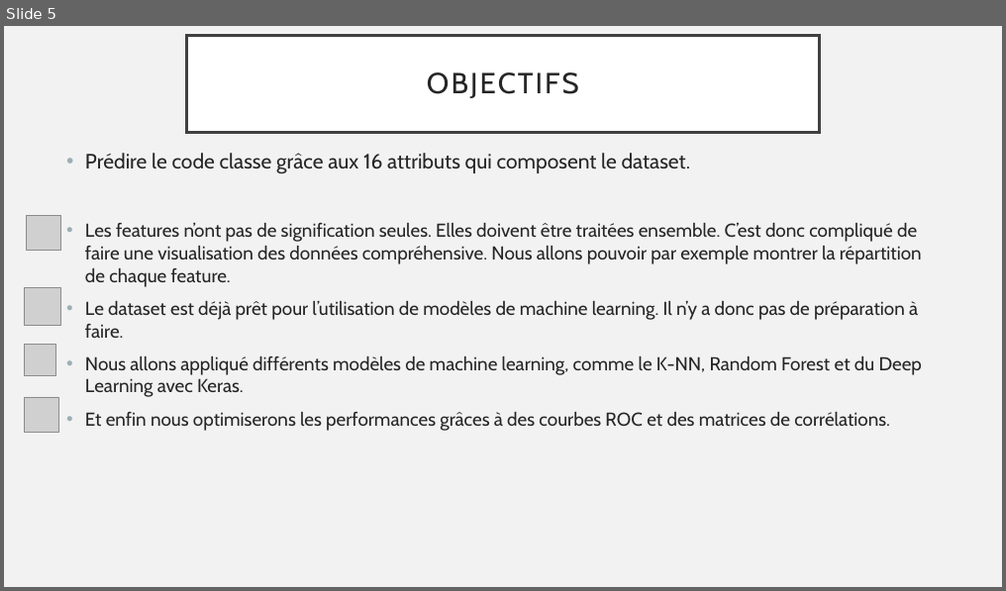
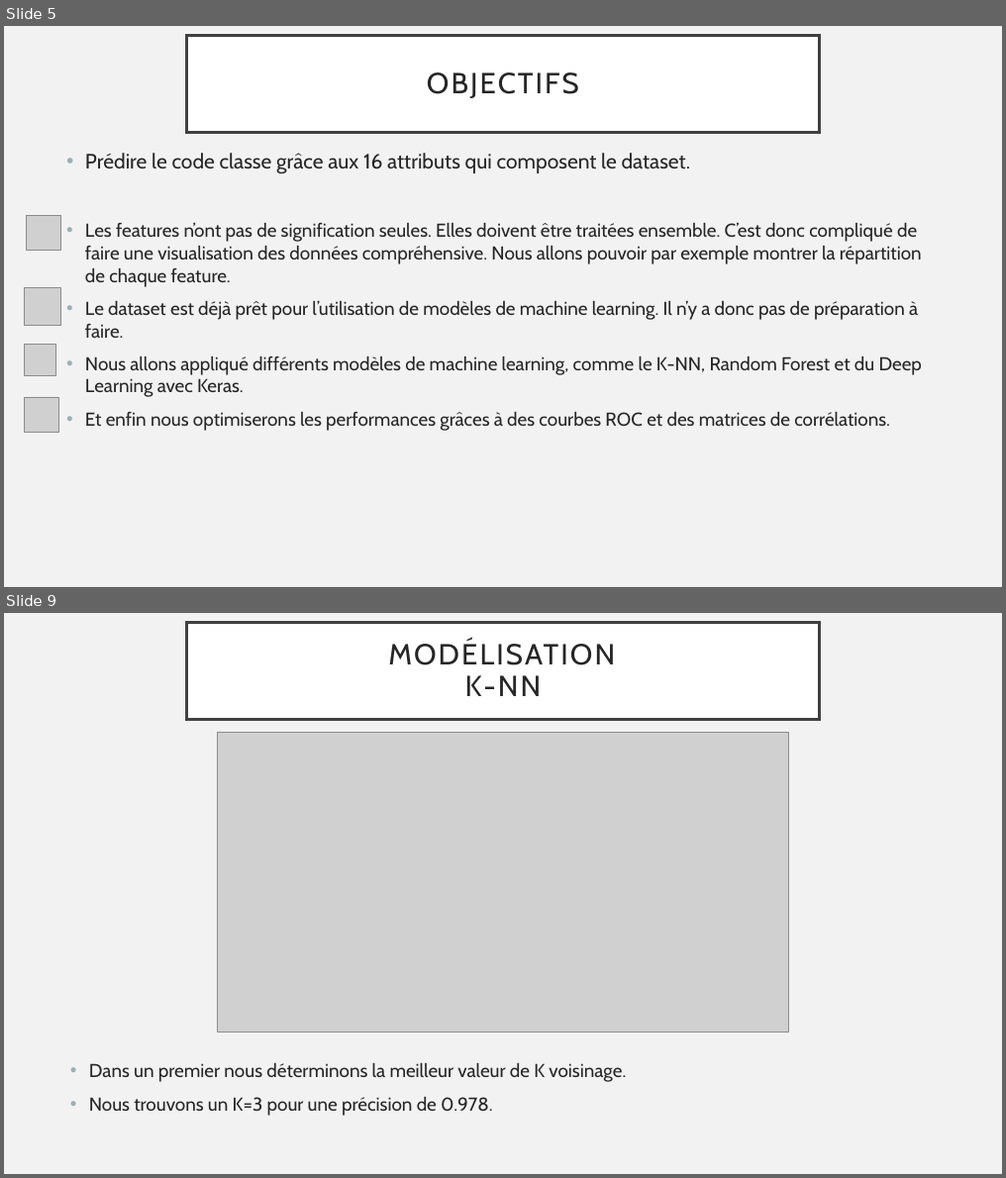
Before and after one commit to theofournier/python-for-data-analysis, a slide deck: Python for data analysis.pptx. Shown one above the other, each under a label of ours: slide 5 before the commit, slides 5 and 9 after it; the slides between them are not shown. The pictures are 1006x591 and 1006x1178 pixels, drawn with LibreOffice and Linux fonts; fonts in the diff are those of the drawing; grey boxes stand for pictures. Boxes give left, top, right and bottom in pixels: in the first picture for what was removed or moved away, otherwise in the second. Text is boxed around its words. In the diff, an @@ line names an element or a change of style, - is before the commit and + after.

```diff
--- a/Python for data analysis.pptx
+++ b/Python for data analysis.pptx
@@ slide 9 added at bbox=[4, 613, 1002, 1174], background #F2F2F2 @@
@@ title added at bbox=[187, 623, 819, 720], fill #FFFFFF, outline #404040 2.5 pt, 28 pt, text #262626 @@
+MODÉLISATION
+K-NN
@@ picture added at bbox=[218, 732, 788, 1032] @@
@@ text added at bbox=[89, 1063, 626, 1116], 18 pt, text #262626 @@
+• Dans un premier nous déterminons la meilleur valeur de K voisinage.
+• Nous trouvons un K=3 pour une précision de 0.978.
```
Also in this commit, not shown: 6 other slides added, 6 other files.
